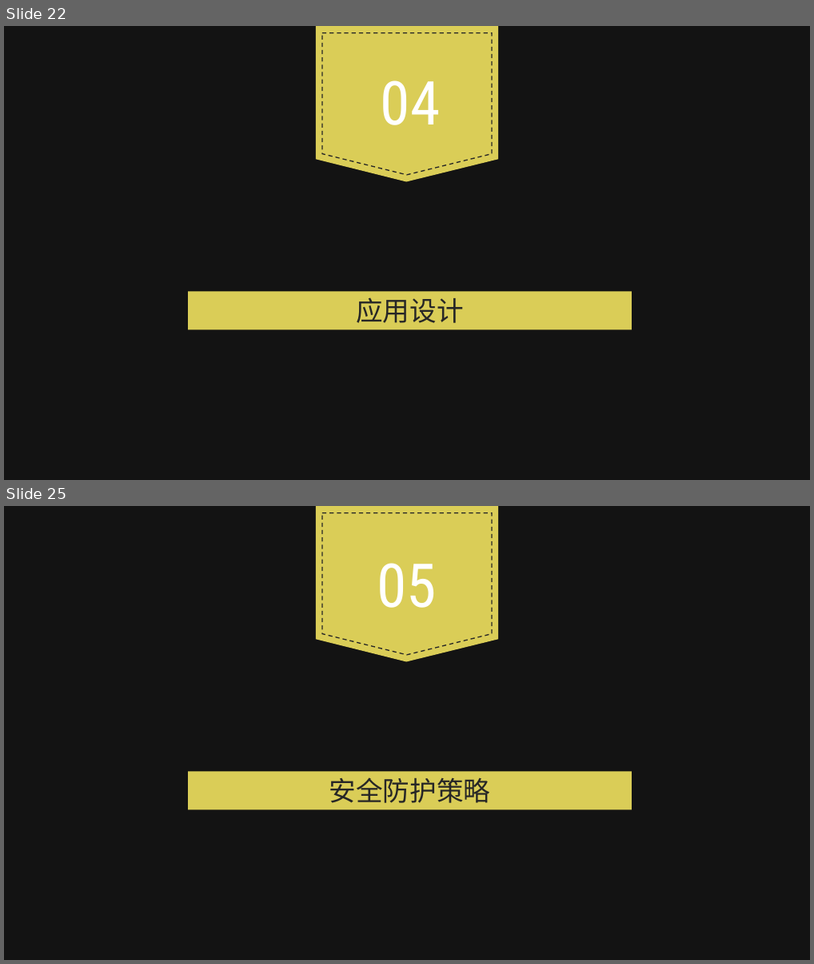
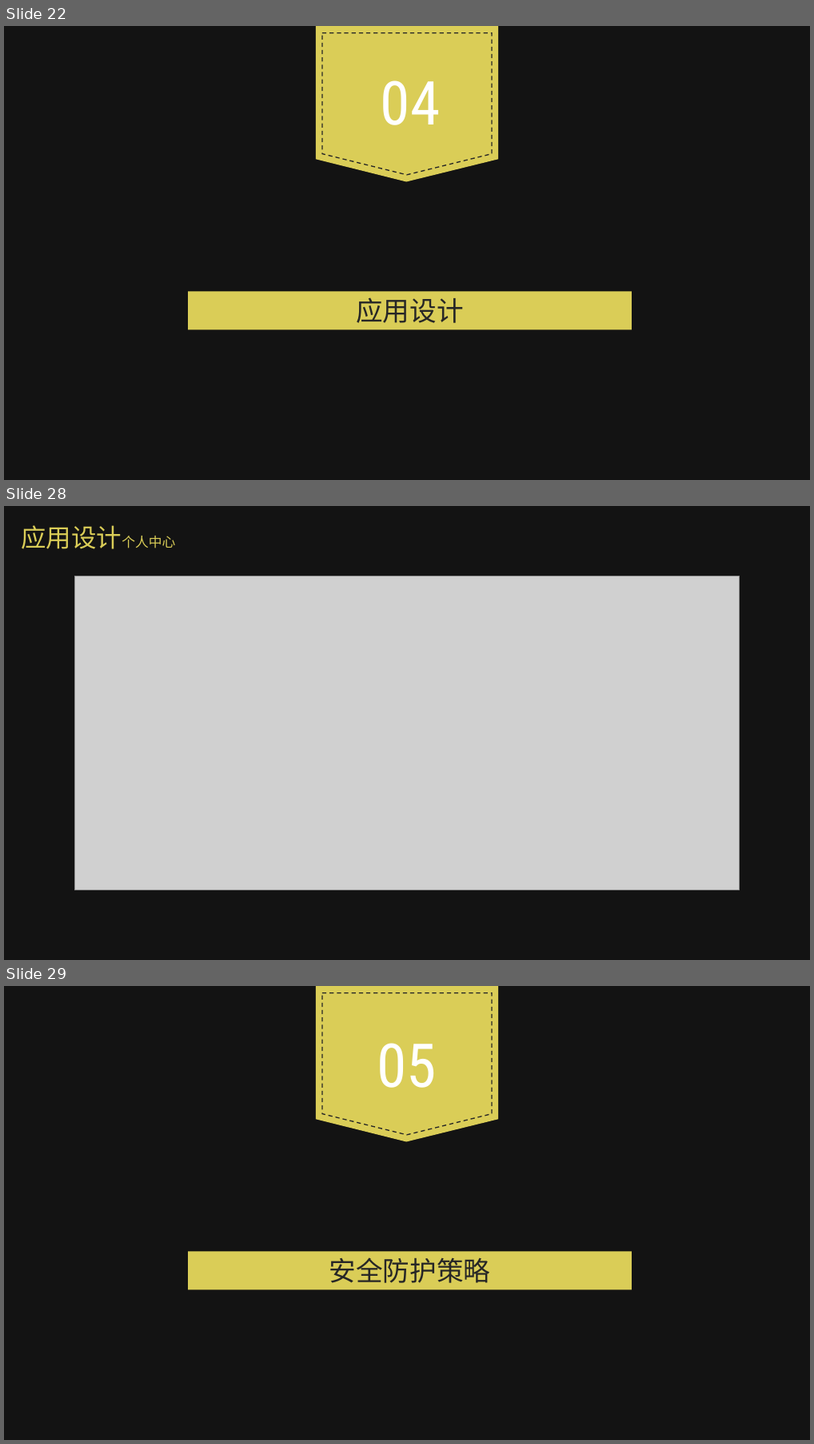
Before and after one commit to WEASP/our-project, a slide deck: Tasks/Task10/高子峰组-知否演示ppt.pptx. Shown one above the other, each under a label of ours: slides 22 and 25 before the commit, slides 22, 28 and 29 after it; the slides between them are not shown. The pictures are 814x964 and 814x1444 pixels, drawn with LibreOffice and Linux fonts; fonts in the diff are those of the drawing; grey boxes stand for pictures; background and template pictures are left out; a plain dark background stands for a picture behind light text. Boxes give left, top, right and bottom in pixels: in the first picture for what was removed or moved away, otherwise in the second. Text is boxed around its words. In the diff, an @@ line names an element or a change of style, - is before the commit and + after.

```diff
--- a/Tasks/Task10/高子峰组-知否演示ppt.pptx
+++ b/Tasks/Task10/高子峰组-知否演示ppt.pptx
@@ slide 28 added at (4, 506, 810, 960), background picture (left out); not listed: 1 template element that a slide beside it also shows @@
@@ text added at (21, 525, 175, 549), 30 pt, text #DACD57 @@
+应用设计个人中心
@@ picture added at (74, 576, 740, 889) @@
@@ what was slide 25 is now slide 29 @@
```
Also in this commit, not shown: 2 slides changed, 4 other slides added.
